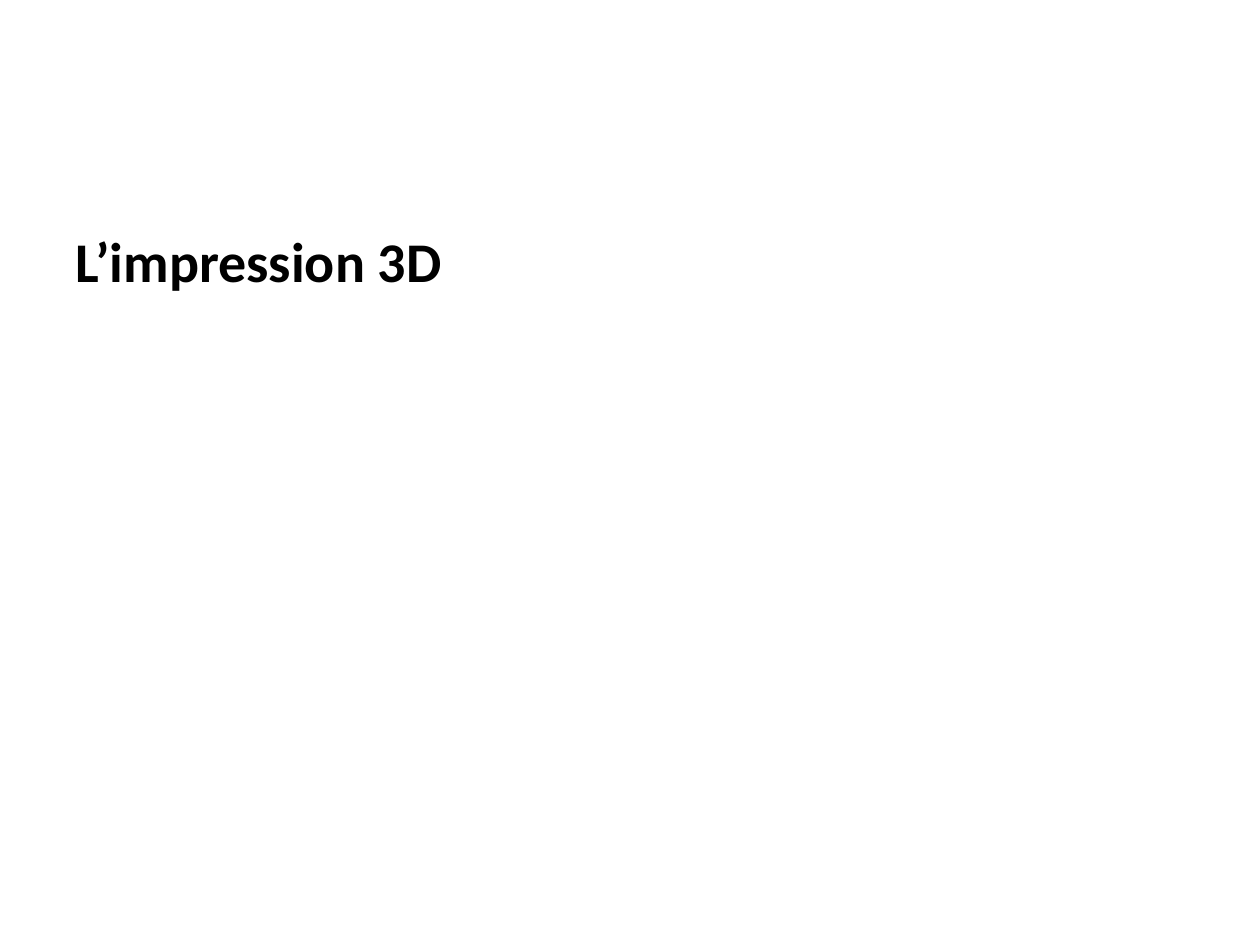
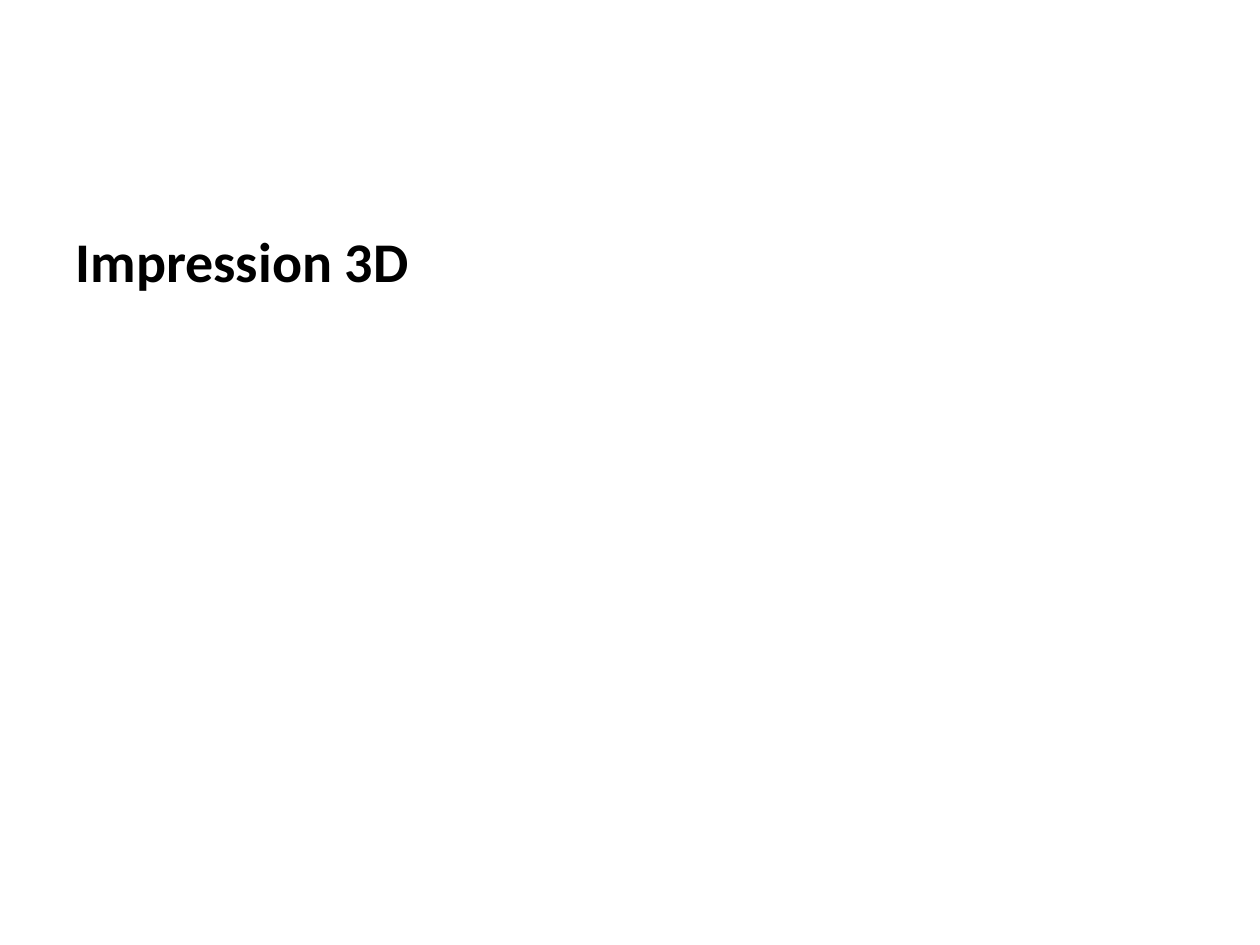
Before and after one commit to albamath/Marseille, a slide deck: slide 6 of 2020-06-01.pptx. Drawn at 1260x945 pixels with LibreOffice and Linux fonts; fonts in the diff are those of the drawing. Boxes give left, top, right and bottom in pixels: in the first picture for what was removed or moved away, otherwise in the second. Text is boxed around its words. In the diff, an @@ line names an element or a change of style, - is before the commit and + after.

```diff
--- a/2020-06-01.pptx
+++ b/2020-06-01.pptx
@@ text at (76,242,409,291): text changed @@
-L’impression 3D
+Impression 3D
```
Also in this commit, not shown: 13 other slides changed, 5 other files.
